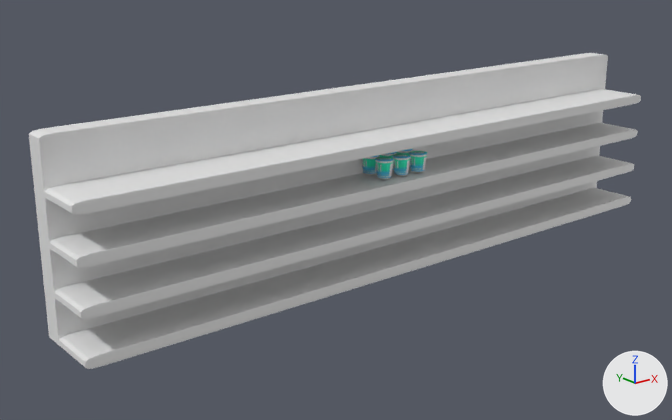
The FBX model pixelated-cup-noodle/ramen3.fbx: old version first, new version second.
Rendered twice from a camera (50 mm lens) standing at (-3.44, -3.89, 1.38) and looking at (-0.31, 0.03, -0.19). Lighting does not change. The marker at lower right points along +X, +Y and +Z. Where no turn or scale is listed for an object, it has been applied to the vertices.

Script lines for the objects in view, before the commit:
```python
me_cube_001 = bpy.data.meshes.new('Cube.001')
me_cube_001.from_pydata(...)  # 408 vertices, 406 faces; spans x -2.0..2.0, y -0.35..0.06, z -0.5..0.5
me_cube_001.materials.append(mat_material_004)  # white #e7e7e7
me_cylinder = bpy.data.meshes.new('Cylinder')
me_cylinder.from_pydata(...)  # 386 vertices, 744 faces; spans x -0.289..0.052, y -0.06..0.175, z -0.05..0.05
me_cylinder.materials.append(mat_material_003)  # picture img_cup_ramen_base_color_3_png
ob_cup_ramen = bpy.data.objects.new('cup_ramen', me_cylinder)
ob_cup_ramen.location = (0.054, -0.239, 0.091)
ob_rack = bpy.data.objects.new('rack', me_cube_001)
ob_rack.location = (0.0, 0.0, 0.0)
```
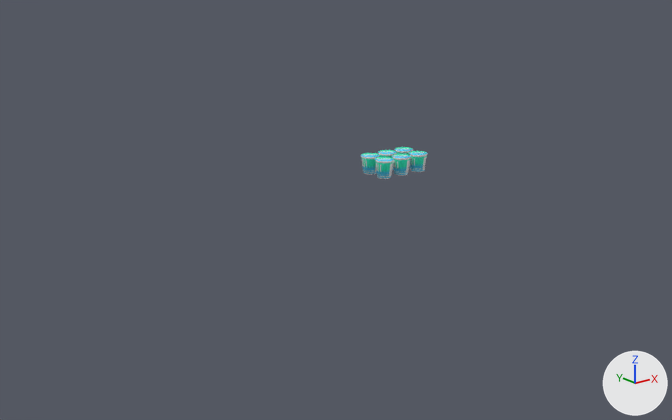
The newer file is also turned or shifted as a whole; pictures and numbers use the older file's frame.

Diff of the bpy script that builds the scene:
```diff
--- a/pixelated-cup-noodle/ramen3.fbx.py
+++ b/pixelated-cup-noodle/ramen3.fbx.py
@@ ob_rack @@
-ob_rack = bpy.data.objects.new('rack', me_cube_001)
-ob_rack.location = (0.0, 0.0, 0.0)
```

Location of each change, [x1, y1, x2, y2] in pixels of the pictures (672 x 420 px):
'rack', deleted
    before: [29, 53, 641, 369]
